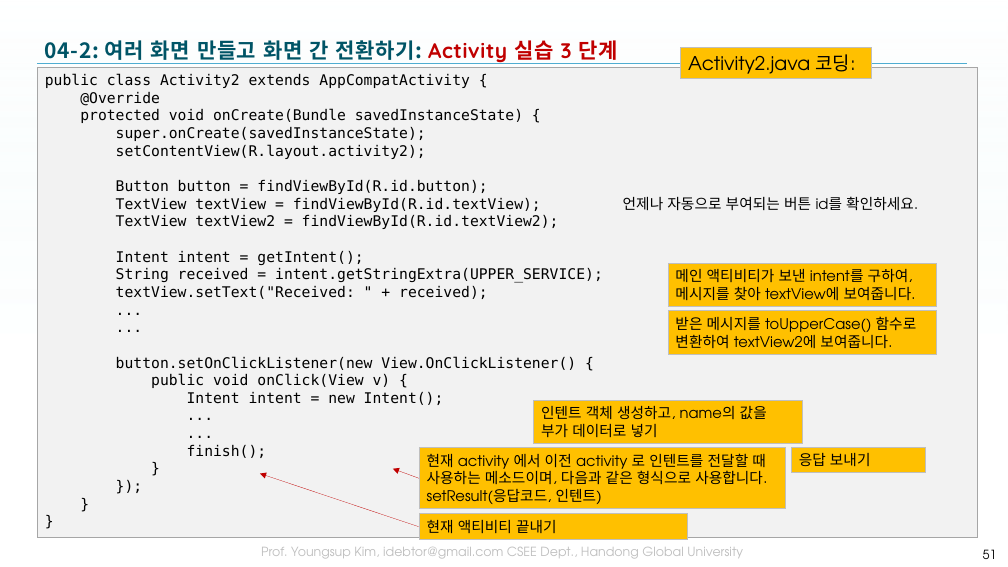
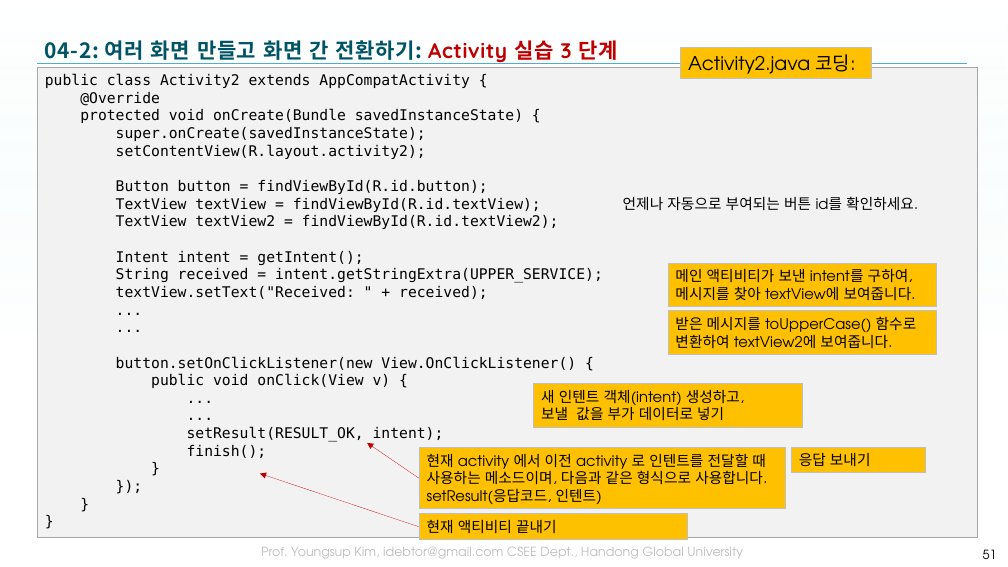
Before and after one commit to tae7841/HuStarAS, a slide deck: slide 51 of ppts/04Activity.pptx. Drawn at 1008x567 pixels with LibreOffice and Linux fonts; fonts in the diff are those of the drawing; background and template pictures are left out. Boxes give left, top, right and bottom in pixels: in the first picture for what was removed or moved away, otherwise in the second. Text is boxed around its words. In the diff, an @@ line names an element or a change of style, - is before the commit and + after.

```diff
--- a/ppts/04Activity.pptx
+++ b/ppts/04Activity.pptx
@@ rectangle "새 인텐트 객체(intent) 생성하고, 보낼 ...": place and size @@
-rectangle "새 인텐트 객체(intent) 생성하고, 보낼 ..." at [534, 400, 802, 443]
+rectangle "새 인텐트 객체(intent) 생성하고, 보낼 ..." at [534, 384, 802, 427]
@@ text in rectangle at [187, 392, 444, 405]: paragraph removed @@
-Intent intent = new Intent();
@@ text in rectangle at [541, 390, 744, 420]: text changed @@
-인텐트 객체 생성하고, name의 값을 부가 데이터로 넣기
+새 인텐트 객체(intent) 생성하고,
+보낼 값을 부가 데이터로 넣기
@@ text in rectangle at [187, 426, 444, 442]: paragraph added @@
+setResult(RESULT_OK, intent);
@@ arrow moved from (420, 479) - (393, 469) to (420, 479) - (368, 443) @@
```
Also in this commit, not shown: 8 other slides changed, 15 slides added.
